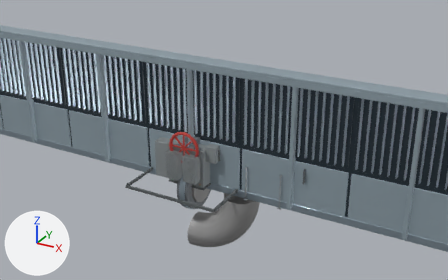
The glTF model public/models/hall-finish.glb, before and after one commit.
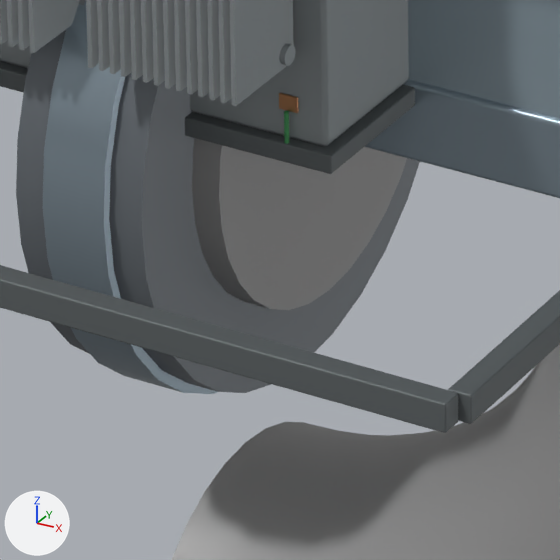
Each version is shown from a camera (50 mm lens) standing at (16.7, -26.99, 16.58) and looking at (0.91, 1.73, 2.22), then close up on the part from 39% to 50% of the width and 63% to 80% of the height. The lights are fixed; the arrows at lower left show +X, +Y and +Z. The older version's two pictures come first. Where no turn or scale is listed for an object, it has been applied to the vertices.

The first close-up shows 'BUTTERFLY_VALVE Butterfly valve body, epoxy grey', 'HALL_UNITSUB ANSI 61 grey enamel', 'HALL_UNITSUB ANSI 61 grey, shaded seams', 'Long-radius 90 degree elbow', 'PIPE_FLANGE Satin cabinet hardware', 'SERVICE_WALL Satin cabinet hardware', 'SERVICE_WALL Soft satin architectural panel', 'Straight pipe, unit length along x' and 2 more.
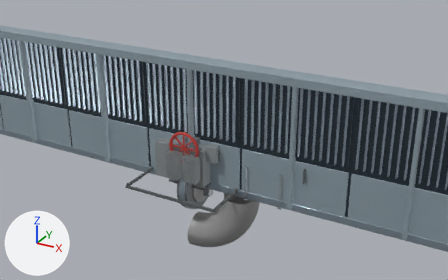
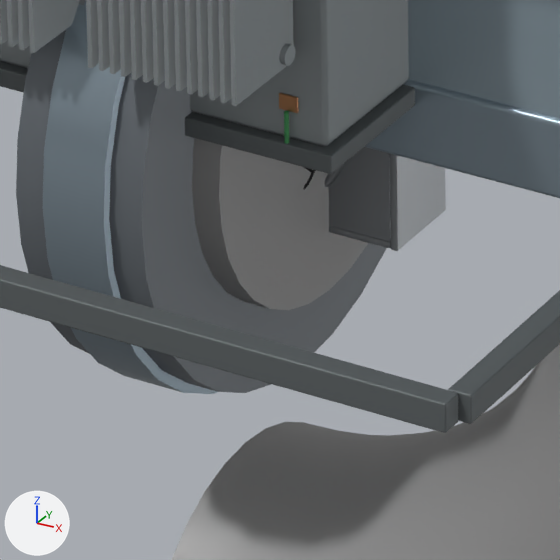
Where the change shows, as pixel boxes (x1, y1, x2, y2) in the close-ups (560 x 560 px):
'FANWALL_CELL Galvanised fan-cell frame', added: after (325, 147, 446, 251)
'FANWALL_CELL Finger guard wire, black', added (mostly hidden): after (304, 167, 316, 190)

What the commit changed:
Material 'Galvanised fan-cell frame' (mat_galvanised_fan_cell_frame) is new.
Its base color is (0.36, 0.38, 0.4) (grey #a2a6aa).
Its metallic is 0.9.
Its roughness is 0.45.
Material 'Finger guard wire, black' (mat_finger_guard_wire__black) is new.
Its base color is (0.03, 0.03, 0.032) (dark grey #303032).
Its metallic is 0.6.
Its roughness is 0.45.
Mesh me_torus_002 is new.
It has 424 vertices, 748 faces and spans x -0.89..0.89, y -0.03..0.48, z -0.69..0.69.
It uses material mat_galvanised_fan_cell_frame (grey #a2a6aa).
Mesh me_torus_003 is new.
It has 608 vertices, 1164 faces and spans x -0.607..0.607, y -0.23..0.002, z -0.607..0.607.
It uses material mat_finger_guard_wire__black (dark grey #303032).
Object 'FANWALL_CELL Galvanised fan-cell frame' (ob_fanwall_cell_galvanised_fan_cell_frame) is new; it shows me_torus_002.
Its location is (0.0, 0.0, 0.0).
Object 'FANWALL_CELL Finger guard wire, black' (ob_fanwall_cell_finger_guard_wire__black) is new; it shows me_torus_003.
Its location is (0.0, 0.0, 0.0).
